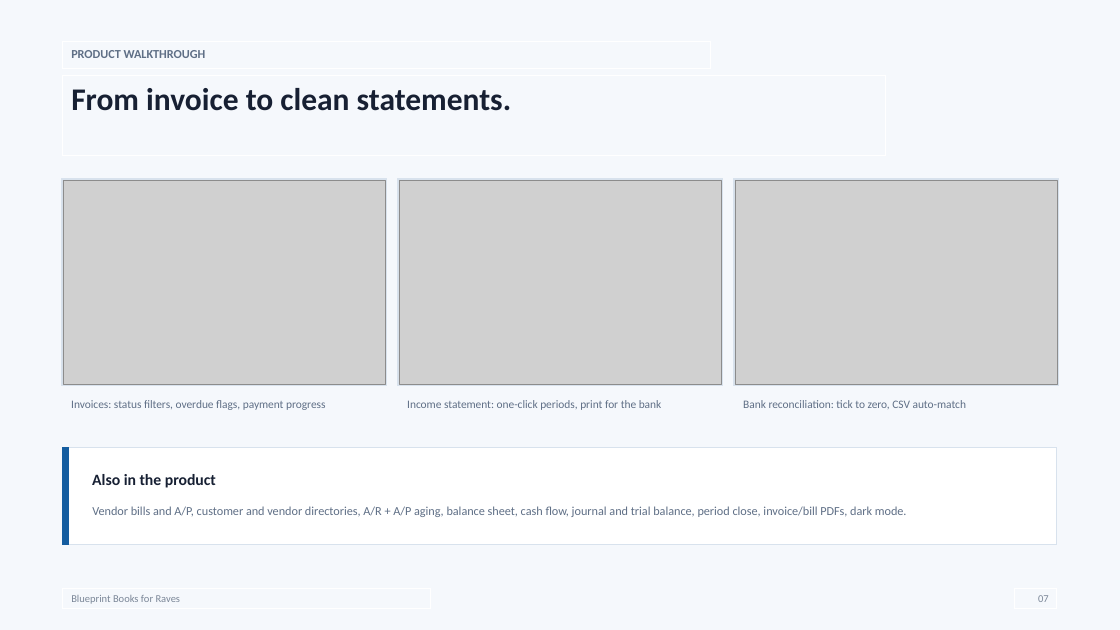
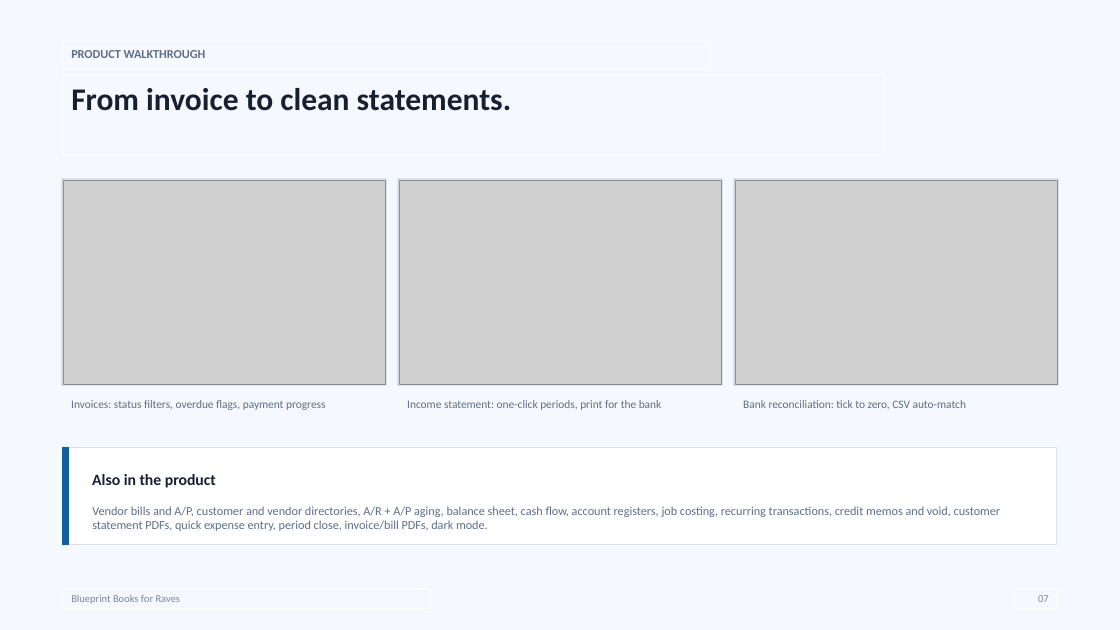
Before and after one commit to skiddo-dev/Blueprint, a slide deck: slide 7 of docs/Blueprint Books Pitch Deck - Raves.pptx. Drawn at 1120x630 pixels with LibreOffice and Linux fonts; fonts in the diff are those of the drawing; grey boxes stand for pictures. Boxes give left, top, right and bottom in pixels: in the first picture for what was removed or moved away, otherwise in the second. Text is boxed around its words. In the diff, an @@ line names an element or a change of style, - is before the commit and + after.

```diff
--- a/docs/Blueprint Books Pitch Deck - Raves.pptx
+++ b/docs/Blueprint Books Pitch Deck - Raves.pptx
@@ text in rectangle at [92,506,1001,531]: text changed @@
-Vendor bills and A/P, customer and vendor directories, A/R + A/P aging, balance sheet, cash flow, journal and trial balance, period close, invoice/bill PDFs, dark mode.
+Vendor bills and A/P, customer and vendor directories, A/R + A/P aging, balance sheet, cash flow, account registers, job costing, recurring transactions, credit memos and void, customer statement PDFs, quick expense entry, period close, invoice/bill PDFs, dark mode.
```
Also in this commit, not shown: 4 other slides changed, 1 slide added, 9 other files.
